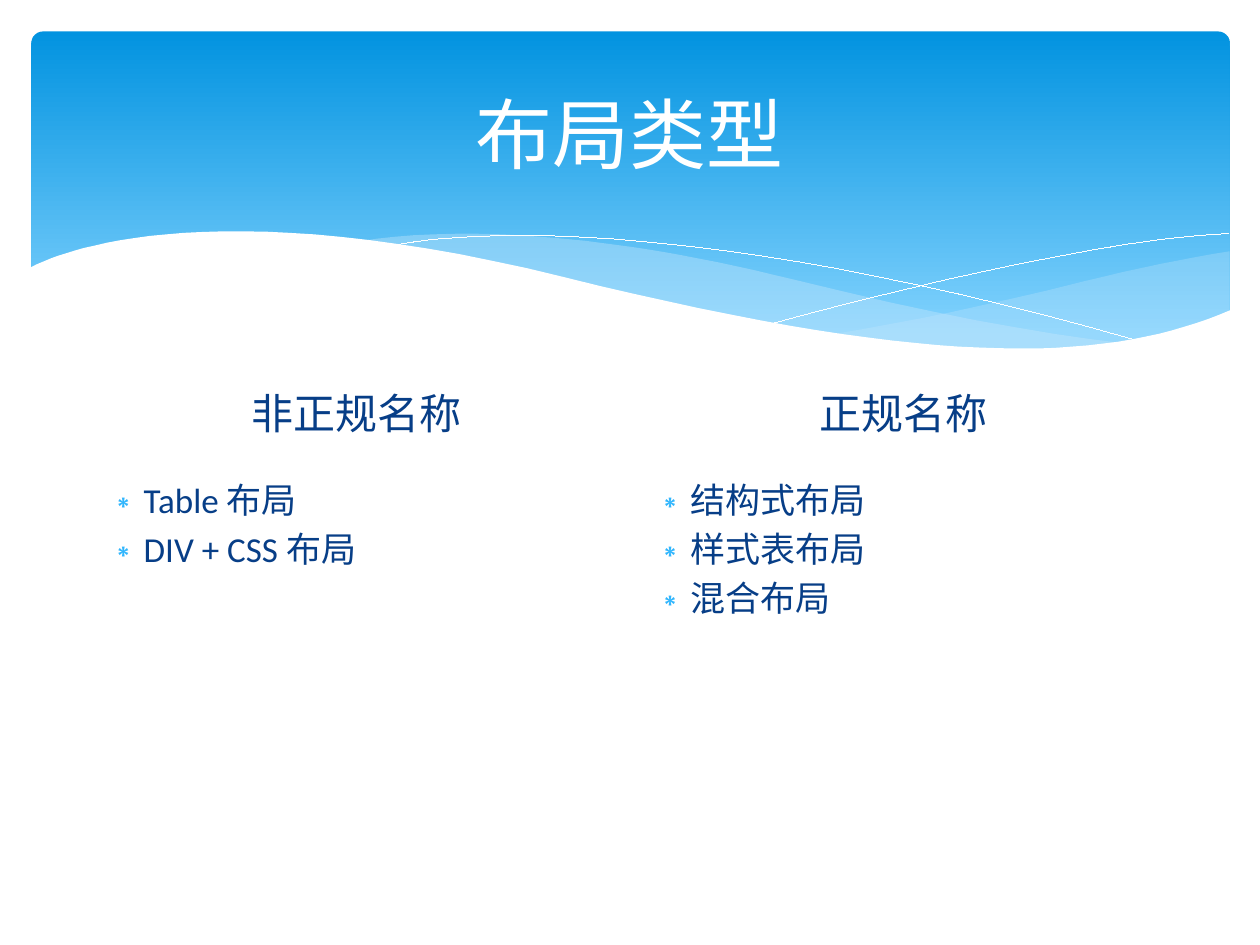
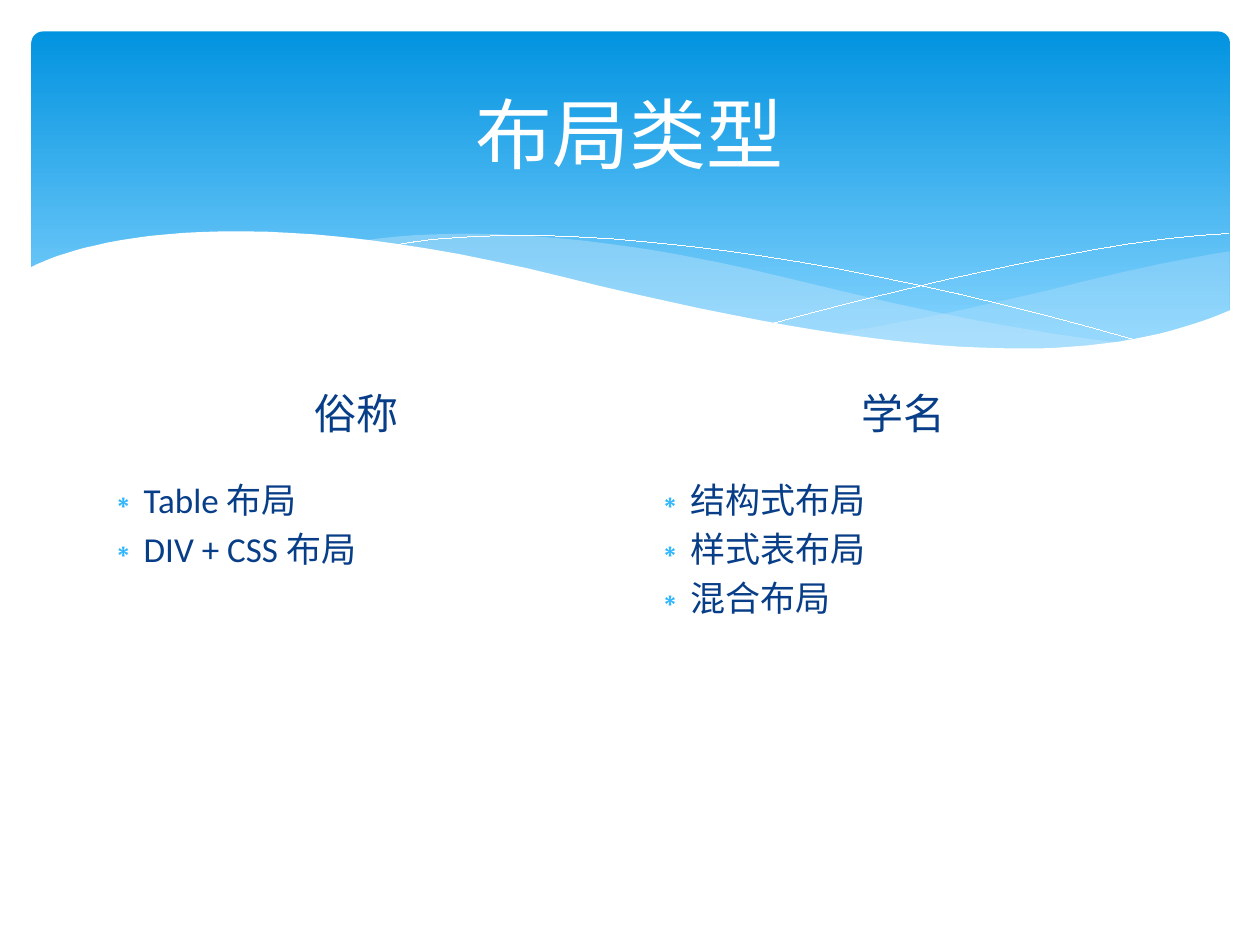
Before and after one commit to Hawkeyes0/HTML5-Test, a slide deck: slide 2 of Tour/Web前端技术_布局.pptx. Drawn at 1260x945 pixels with LibreOffice and Linux fonts; fonts in the diff are those of the drawing. Boxes give left, top, right and bottom in pixels: in the first picture for what was removed or moved away, otherwise in the second. Text is boxed around its words. In the diff, an @@ line names an element or a change of style, - is before the commit and + after.

Commit message:
更新布局资料

```diff
--- a/Tour/Web前端技术_布局.pptx
+++ b/Tour/Web前端技术_布局.pptx
@@ text at bbox=[315, 394, 399, 433]: text changed @@
-非正规名称
+俗称
@@ text at bbox=[862, 393, 946, 433]: text changed @@
-正规名称
+学名
```
Also in this commit, not shown: 2 other slides changed, 19 slides added, 3 other files.
